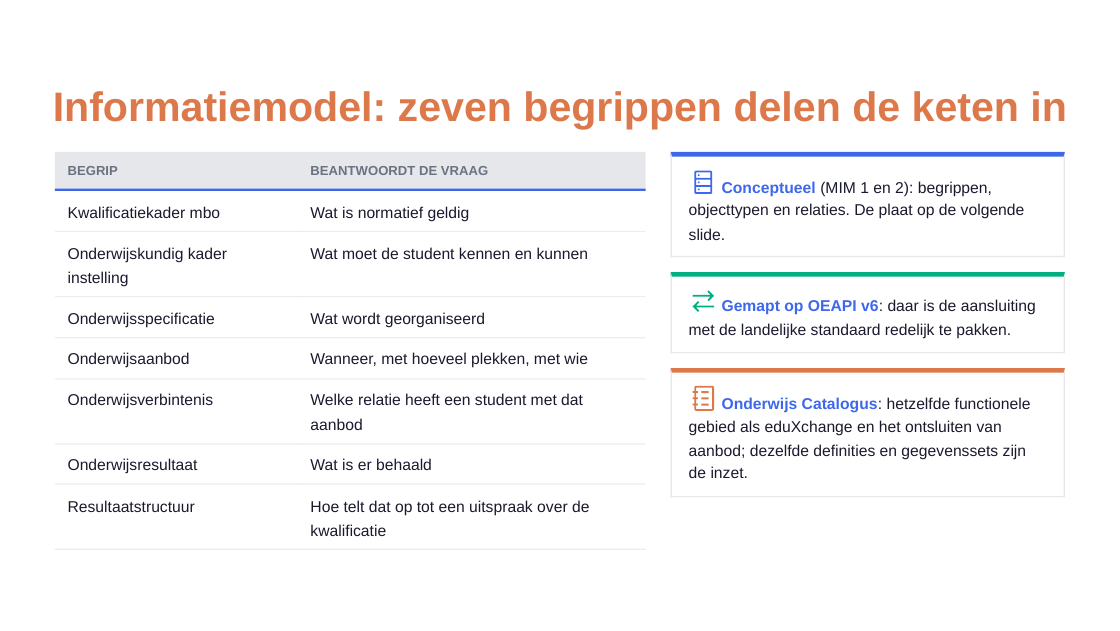
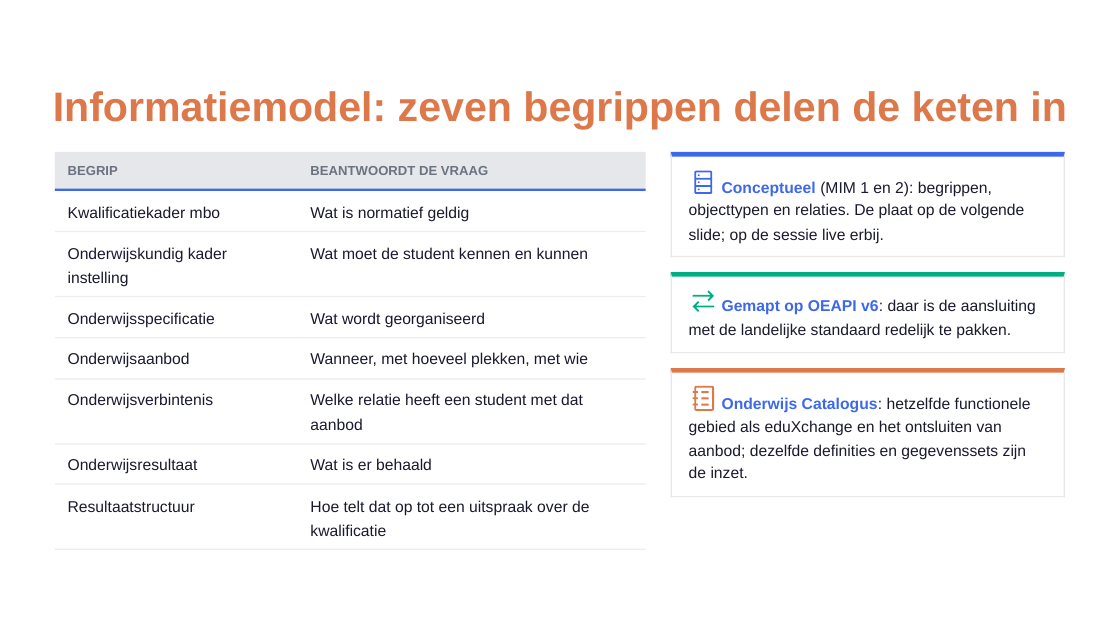
Before and after one commit to Npuls-OKx/meta, a slide deck: slide 9 of presentaties/export/260921_alignment_npuls_pijlers/260921_alignment_npuls_pijlers.pptx (slide 8 before the commit). Drawn at 1120x631 pixels with LibreOffice and Linux fonts; fonts in the diff are those of the drawing; background and template pictures are left out. Boxes give left, top, right and bottom in pixels: in the first picture for what was removed or moved away, otherwise in the second. Text is boxed around its words. In the diff, an @@ line names an element or a change of style, - is before the commit and + after.

```diff
--- a/presentaties/export/260921_alignment_npuls_pijlers/260921_alignment_npuls_pijlers.pptx
+++ b/presentaties/export/260921_alignment_npuls_pijlers/260921_alignment_npuls_pijlers.pptx
@@ text removed at (x1=689, y1=228, x2=726, y2=240) @@
-slide.
@@ text added at (x1=689, y1=228, x2=884, y2=244), 10.3 pt, text #1A1A2E @@
+slide; op de sessie live erbij.
```
Also in this commit, not shown: 3 other slides changed, 2 slides added, 1 slide removed, 3 other files.
